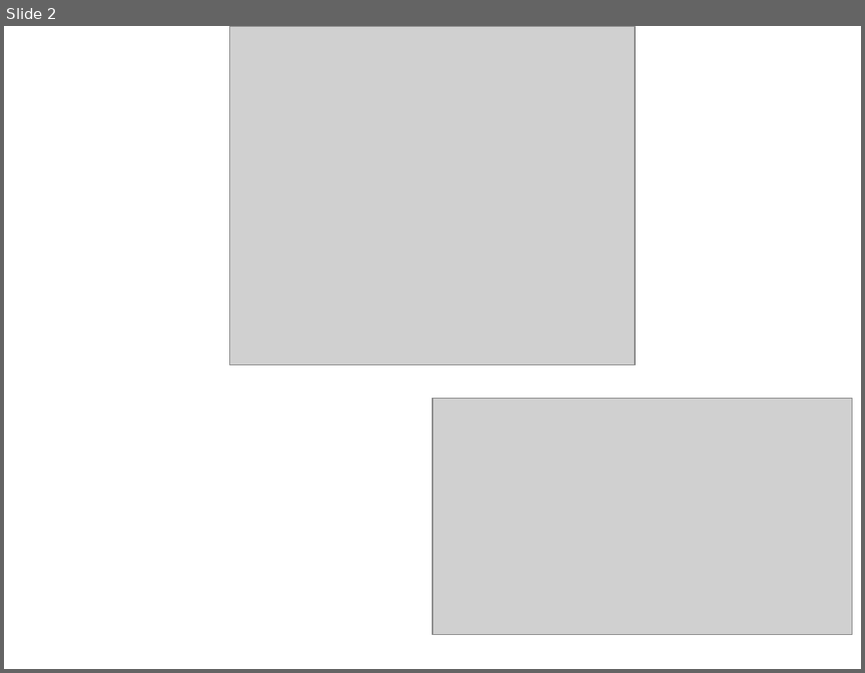
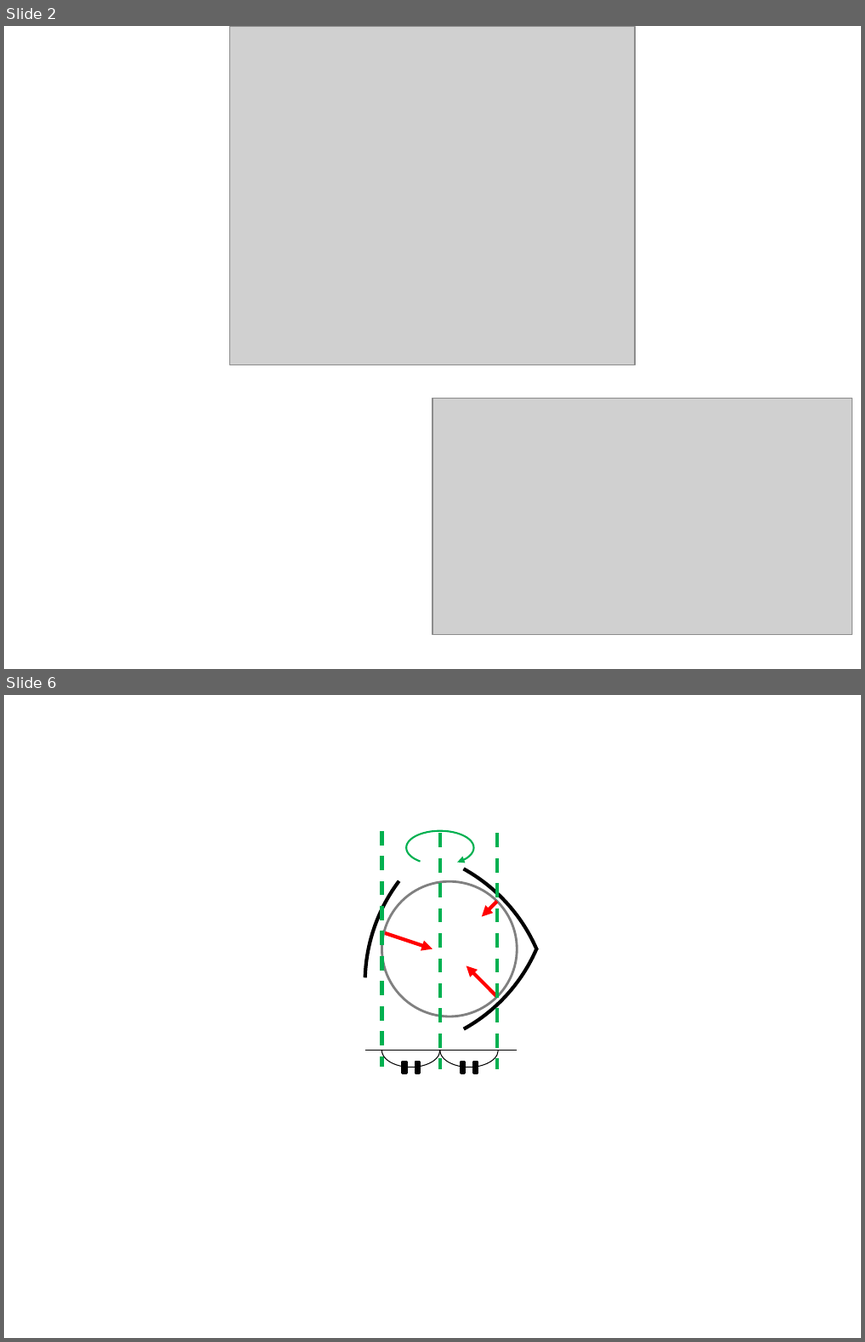
Before and after one commit to CurryMultiSci/Ballscrew-ElasticShaft-withCoulomb, a slide deck: _3_Friction_between_ball_and_spiral/_3_2_Friction_Distribution_between_twisted_Spiral_Torus/プレゼンテーション1.pptx. Shown one above the other, each under a label of ours: slide 2 before the commit, slides 2 and 6 after it; the slides between them are not shown. The pictures are 865x673 and 865x1342 pixels, drawn with LibreOffice and Linux fonts; fonts in the diff are those of the drawing; grey boxes stand for pictures. Boxes give left, top, right and bottom in pixels: in the first picture for what was removed or moved away, otherwise in the second. Text is boxed around its words. In the diff, an @@ line names an element or a change of style, - is before the commit and + after.

```diff
--- a/_3_Friction_between_ball_and_spiral/_3_2_Friction_Distribution_between_twisted_Spiral_Torus/プレゼンテーション1.pptx
+++ b/_3_Friction_between_ball_and_spiral/_3_2_Friction_Distribution_between_twisted_Spiral_Torus/プレゼンテーション1.pptx
@@ slide 6 added at bbox=[4, 695, 861, 1338], background #FFFFFF @@
@@ line added from (382, 830) to (382, 1066), #00B050 3 pt dashed @@
@@ arc (boxed as its full ellipse) added at bbox=[406, 831, 473, 865], outline #00B050 1.5 pt @@
@@ line added from (440, 833) to (440, 1069), #00B050 3 pt dashed @@
@@ line added from (497, 833) to (497, 1069), #00B050 3 pt dashed @@
@@ group added at bbox=[213, 713, 703, 1185]: 3 arc (boxed as its full ellipse)s, 2 arrows, 1 ellipse @@
@@ arrow added from (497, 902) to (481, 917), #FF0000 3 pt @@
@@ line added from (364, 1049) to (517, 1049), #000000 0.75 pt @@
@@ arc (boxed as its full ellipse) added at bbox=[382, 1033, 440, 1066], outline #000000 0.75 pt @@
@@ arc (boxed as its full ellipse) added at bbox=[440, 1033, 499, 1066], outline #000000 0.75 pt @@
@@ math equal added at bbox=[403, 1059, 420, 1075], fill #000000, outline #000000 2 pt @@
@@ math equal added at bbox=[460, 1059, 477, 1075], fill #000000, outline #000000 2 pt @@
```
Also in this commit, not shown: 3 slides changed, 2 other slides added.
